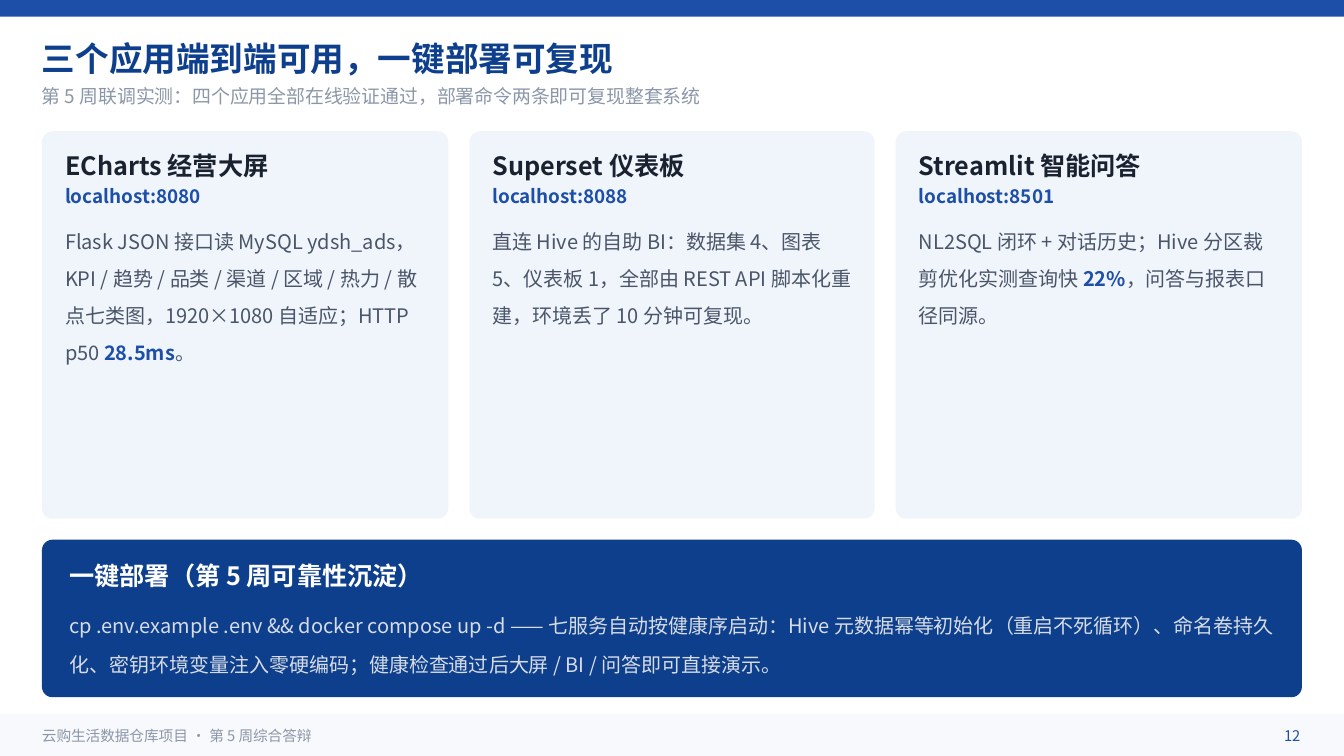
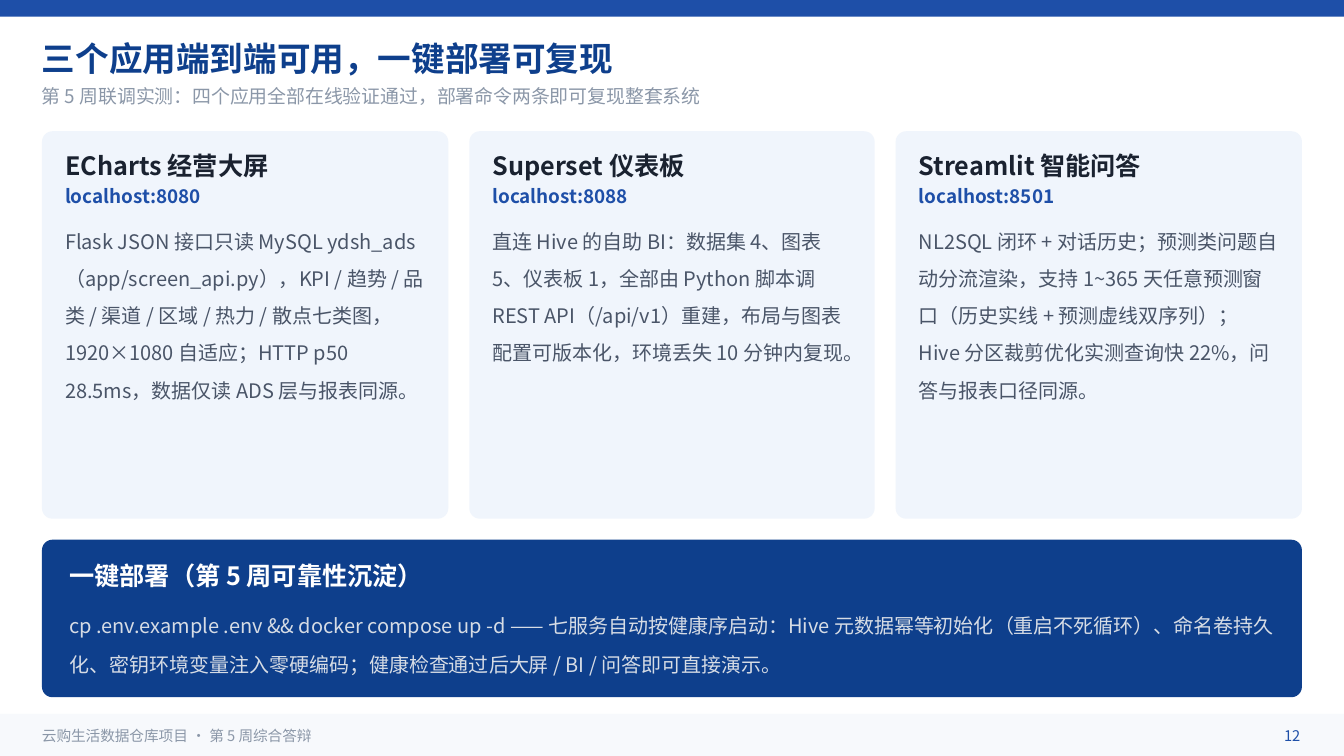
Before and after one commit to raelan123321/ydsh_bigdata, a slide deck: slide 12 of 交付物/第5周_最终交付包/08_答辩PPT/第5周_答辩PPT.pptx. Drawn at 1344x756 pixels with LibreOffice and Linux fonts; fonts in the diff are those of the drawing. Boxes give left, top, right and bottom in pixels: in the first picture for what was removed or moved away, otherwise in the second. Text is boxed around its words. In the diff, an @@ line names an element or a change of style, - is before the commit and + after.

```diff
--- a/交付物/第5周_最终交付包/08_答辩PPT/第5周_答辩PPT.pptx
+++ b/交付物/第5周_最终交付包/08_答辩PPT/第5周_答辩PPT.pptx
@@ text at box(65, 232, 424, 400): text changed @@
-Flask JSON 接口读 MySQL ydsh_ads，KPI / 趋势 / 品类 / 渠道 / 区域 / 热力 / 散点七类图，1920×1080 自适应；HTTP p50 28.5ms。
+Flask JSON 接口只读 MySQL ydsh_ads（app/screen_api.py），KPI / 趋势 / 品类 / 渠道 / 区域 / 热力 / 散点七类图，1920×1080 自适应；HTTP p50 28.5ms，数据仅读 ADS 层与报表同源。
@@ text at box(492, 232, 863, 362): text changed @@
-直连 Hive 的自助 BI：数据集 4、图表 5、仪表板 1，全部由 REST API 脚本化重建，环境丢了 10 分钟可复现。
+直连 Hive 的自助 BI：数据集 4、图表 5、仪表板 1，全部由 Python 脚本调 REST API（/api/v1）重建，布局与图表配置可版本化，环境丢失 10 分钟内复现。
@@ text at box(919, 232, 1277, 400): text changed @@
-NL2SQL 闭环 + 对话历史；Hive 分区裁剪优化实测查询快 22%，问答与报表口径同源。
+NL2SQL 闭环 + 对话历史；预测类问题自动分流渲染，支持 1~365 天任意预测窗口（历史实线 + 预测虚线双序列）；Hive 分区裁剪优化实测查询快 22%，问答与报表口径同源。
```
Also in this commit, not shown: 4 other slides changed.
